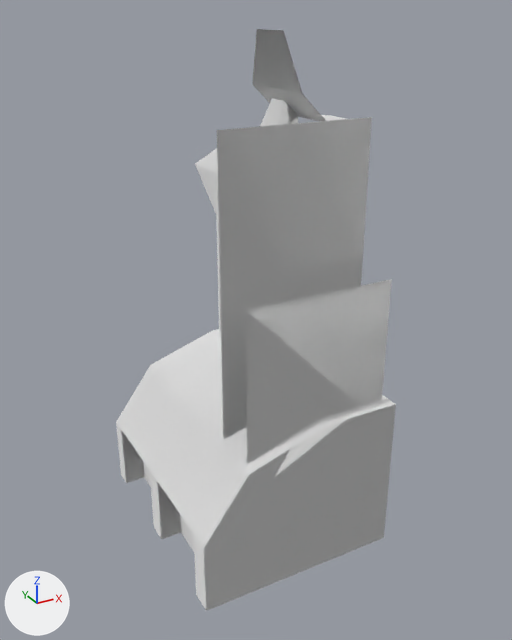
The glTF model game/assets/objects/l_sensorcontrol.glb, before and after one commit.
Camera for both pictures: a 50 mm lens placed at (-21.76, -35.16, 27.74), pointed at (-4.62, -4.0, 12.16). The lights are fixed; the arrows at lower left show +X, +Y and +Z. The picture after the commit comes second. Where no turn or scale is listed for an object, it has been applied to the vertices. Vertices at exactly the same position are counted once.

The scene before the commit, as lines of its bpy script (objects in view):
```python
me_l_dish = bpy.data.meshes.new('L_Dish')
me_l_dish.from_pydata(...)  # 8 vertices, 10 faces; spans x -1.03..0.95, y -1.1..1.12, z -0.04..2.64
me_l_sdish = bpy.data.meshes.new('L_Sdish')
me_l_sdish.from_pydata([(3.95, -1.38, -0.99), (3.95, 1.38, -0.99), (1.0, 2.64, -0.73), (1.0, -2.64, -0.73), (-0.68, 2.64, 0.87), (-0.68, -2.64, 0.87), (-1.09, 1.38, 3.8), (-1.09, -1.38, 3.8)], [], [(0, 1, 2), (2, 3, 0), (3, 2, 4), (4, 5, 3), (5, 4, 6), (6, 7, 5)])
me_l_sensorcontrol = bpy.data.meshes.new('L_SensorControl')
me_l_sensorcontrol.from_pydata(...)  # 88 vertices, 130 faces; spans x -11.0..3.6, y -10.4..2.6, z 0.0..23.0
ob_l_dish = bpy.data.objects.new('L_Dish', me_l_dish)
ob_l_dish.location = (-1.55, -0.75, 20.6)
ob_l_sdish = bpy.data.objects.new('L_Sdish', me_l_sdish)
ob_l_sdish.location = (-0.94, -0.75, 22.94)
ob_l_sensorcontrol = bpy.data.objects.new('L_SensorControl', me_l_sensorcontrol)
ob_l_sensorcontrol.location = (0.0, 0.0, 0.0)
```
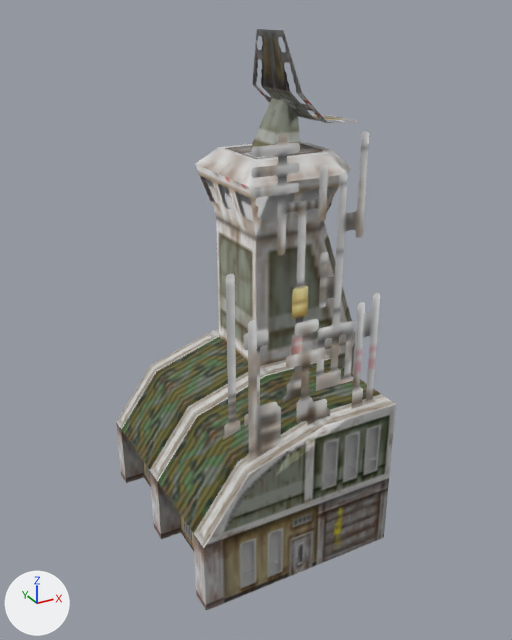
The edits, one by one:
Picture 'Image_1' (img_image_1) is new.
Picture 'Image_0' (img_image_0) is new.
Material 'mech.001' (mat_mech_001) is new.
Uses the picture img_image_1.
Material 'mech' (mat_mech) is new.
Uses the picture img_image_0.
me_l_sensorcontrol has 88 vertices, 130 faces and spans x -11.0..3.6, y -10.4..2.6, z 0.0..23.0.
me_l_sensorcontrol is used by ob_l_sensorcontrol; location (0.0, 0.0, 0.0).
Part 1, on me_l_sensorcontrol:
Vertex 50 of me_l_sensorcontrol moves from (-5.1, -4.1, 19.6) to (-4.1, 1.5, 20.6) at pixel (217, 147).
Vertex 51 of me_l_sensorcontrol moves from (-4.1, 1.5, 20.6) at pixel (217, 147) to (1.2, 0.7, 20.6) at pixel (303, 141).
Vertex 52 of me_l_sensorcontrol moves from (-5.1, 2.5, 19.6) at pixel (194, 163) to (0.4, 1.5, 20.6).
Vertex 53 of me_l_sensorcontrol moves from (-4.1, -3.1, 20.6) to (1.2, -2.3, 20.6) at pixel (332, 149).
Vertex 54 of me_l_sensorcontrol moves from (0.4, 1.5, 20.6) to (0.4, -3.1, 20.6) at pixel (328, 153).
Vertex 55 of me_l_sensorcontrol moves from (0.8, 2.5, 19.6) to (-4.1, -3.1, 20.6) at pixel (256, 161).
Vertex 56 of me_l_sensorcontrol moves from (1.2, 0.7, 20.6) to (-5.1, -4.1, 19.6) at pixel (248, 186).
Vertex 57 of me_l_sensorcontrol moves from (2.2, 1.1, 19.6) to (-5.1, 2.5, 19.6) at pixel (194, 163).
Vertex 58 of me_l_sensorcontrol moves from (1.2, -2.3, 20.6) to (0.8, 2.5, 19.6).
Vertex 59 of me_l_sensorcontrol moves from (2.2, -2.7, 19.6) to (2.2, 1.1, 19.6).
Vertex 60 of me_l_sensorcontrol moves from (0.4, -3.1, 20.6) to (2.2, -2.7, 19.6) at pixel (350, 167).
me_l_sensorcontrol part 2: 2 kept faces spanning x -4.1..1.2, y -2.3..1.5, z 20.6 get new texture (UV) coordinates.
me_l_sensorcontrol part 3: 78 faces spanning x -11.0..1.2, y -10.4..2.6, z 0.0..20.6 switch from no material to mat_mech.
me_l_sensorcontrol part 4: 27 faces spanning x -8.3..3.6, y -9.7..1.6, z 0.0..23.0 switch from no material to mat_mech_001.
me_l_dish has 8 vertices, 10 faces and spans x -1.03..0.95, y -1.1..1.12, z -0.04..2.64.
me_l_dish gains material mat_mech_001.
me_l_sdish has 8 vertices, 6 faces and spans x -1.09..3.95, y -2.64..2.64, z -0.99..3.8.
me_l_sdish gains material mat_mech_001.

Pixel boxes (x1, y1, x2, y2) of what changed, in the pictures (512 x 640 px; the box of a moved part takes in the faces that stretch with it):
'L_SensorControl', reshaped
    before: (116, 117, 396, 611)
    after: (116, 131, 396, 611)
'L_Sdish', recoloured (white to grey)
    both: (252, 29, 345, 121)
'L_Dish', recoloured (white to grey)
    both: (260, 98, 298, 126)
part 1 of me_l_sensorcontrol, moved or reshaped
    before: (195, 164, 219, 216)
    after: (195, 147, 351, 236)
part 2 of me_l_sensorcontrol, surface changed
    before: (197, 148, 218, 173)
    after: (221, 142, 331, 150)
part 3 of me_l_sensorcontrol, recoloured (darker)
    both: (116, 329, 396, 611)
part 4 of me_l_sensorcontrol, recoloured
    before: (216, 117, 392, 464)
    after: (216, 131, 380, 464)
